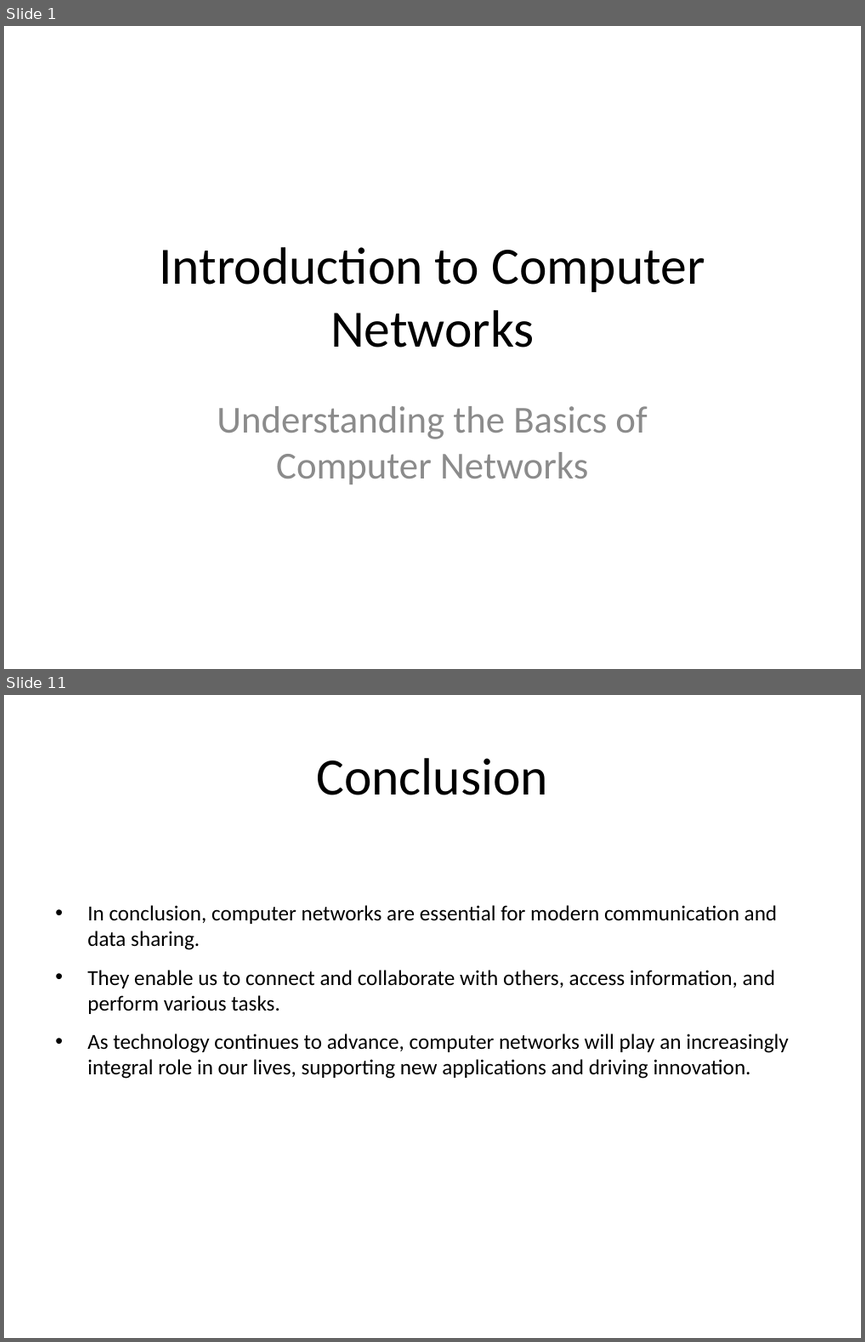
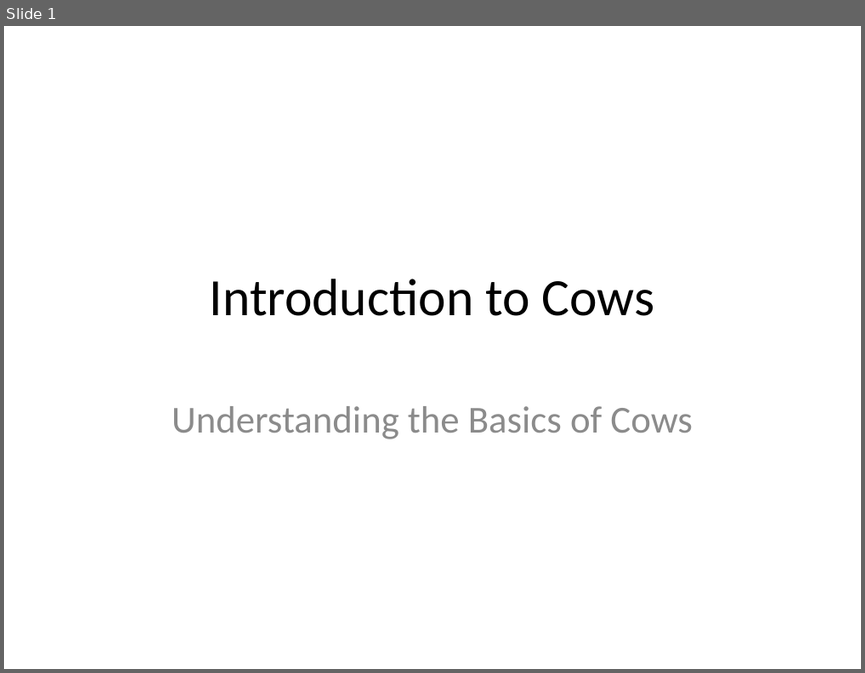
Before and after one commit to COSC-499-W2023/year-long-project-team-17, a slide deck: my_presentation.pptx. Shown one above the other, each under a label of ours: slides 1 and 11 before the commit, slide 1 after it; the slides between them are not shown. The pictures are 865x1342 and 865x673 pixels, drawn with LibreOffice and Linux fonts; fonts in the diff are those of the drawing. Boxes give left, top, right and bottom in pixels: in the first picture for what was removed or moved away, otherwise in the second. Text is boxed around its words. In the diff, an @@ line names an element or a change of style, - is before the commit and + after.

```diff
--- a/my_presentation.pptx
+++ b/my_presentation.pptx
@@ slide 11 removed at [4,695,861,1338], background #FFFFFF @@
@@ title removed at [316,758,548,795] @@
-Conclusion
@@ text removed at [87,905,789,1078] @@
-• In conclusion, computer networks are essential for modern communication and data sharing.
-• They enable us to connect and collaborate with others, access information, and perform various tasks.
-• As technology continues to advance, computer networks will play an increasingly integral role in our lives, supporting new applications and driving innovation.
@@ slide 1 changed as well @@
@@ title at [210,278,655,316]: text changed @@
-Introduction to Computer Networks
+Introduction to Cows
@@ subtitle at [171,406,692,439]: text changed @@
-Understanding the Basics of Computer Networks
+Understanding the Basics of Cows
```
Also in this commit, not shown: 2 slides added, 11 other slides removed, 25 other files.
